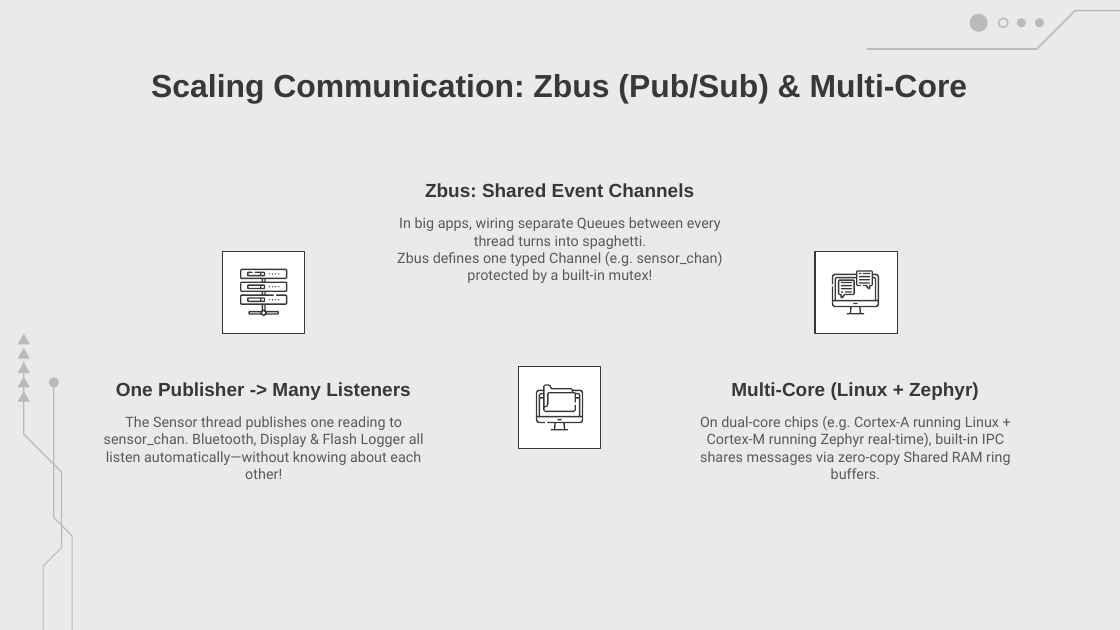
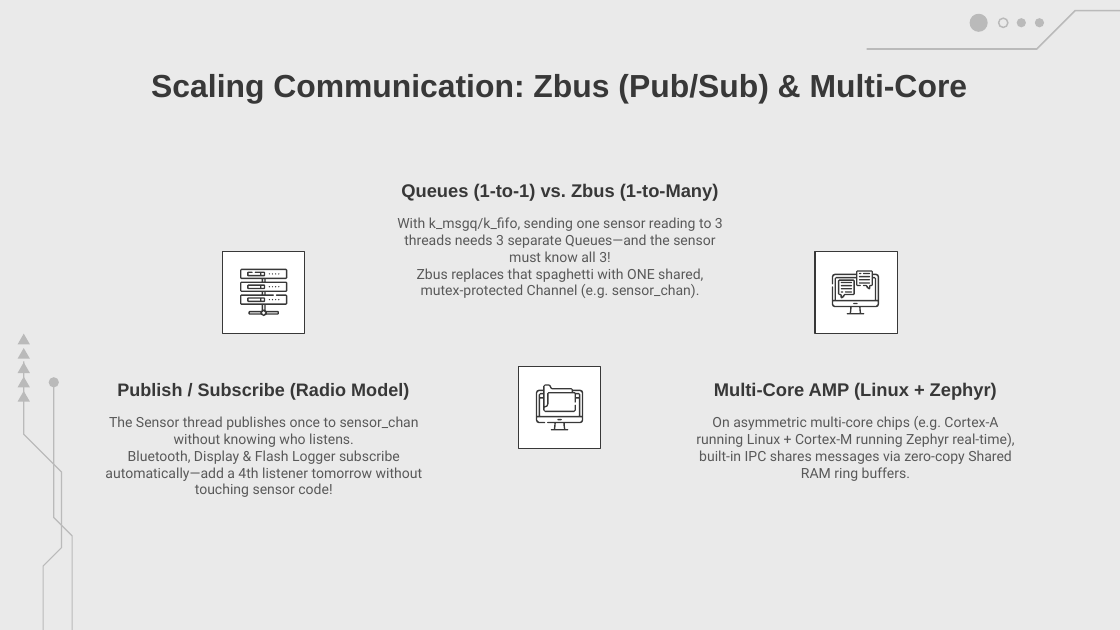
Before and after one commit to amrsaeedcse/zephyr-vs-freertos-presentation, a slide deck: slide 24 of Zephyr_RTOS_vs_FreeRTOS.pptx. Drawn at 1120x630 pixels with LibreOffice and Linux fonts; fonts in the diff are those of the drawing; background and template pictures are left out. Boxes give left, top, right and bottom in pixels: in the first picture for what was removed or moved away, otherwise in the second. Text is boxed around its words. In the diff, an @@ line names an element or a change of style, - is before the commit and + after.

```diff
--- a/Zephyr_RTOS_vs_FreeRTOS.pptx
+++ b/Zephyr_RTOS_vs_FreeRTOS.pptx
@@ subtitle at bbox=[401, 183, 719, 201]: text changed; size 12.2 to 11.8 pt @@
-Zbus: Shared Event Channels
+Queues (1-to-1) vs. Zbus (1-to-Many)
@@ subtitle at bbox=[397, 217, 723, 298]: text changed; size 9.2 to 9 pt @@
-In big apps, wiring separate Queues between every thread turns into spaghetti.
-Zbus defines one typed Channel (e.g. sensor_chan) protected by a built-in mutex!
+With k_msgq/k_fifo, sending one sensor reading to 3 threads needs 3 separate Queues—and the sensor must know all 3!
+Zbus replaces that spaghetti with ONE shared, mutex-protected Channel (e.g. sensor_chan).
@@ subtitle at bbox=[117, 383, 409, 400]: text changed; size 12.2 to 11.6 pt @@
-One Publisher -> Many Listeners
+Publish / Subscribe (Radio Model)
@@ subtitle at bbox=[714, 382, 997, 400]: text changed; size 12.2 to 11.8 pt @@
-Multi-Core (Linux + Zephyr)
+Multi-Core AMP (Linux + Zephyr)
@@ subtitle at bbox=[105, 416, 423, 497]: text changed; size 9.2 to 9 pt @@
-The Sensor thread publishes one reading to sensor_chan. Bluetooth, Display & Flash Logger all listen automatically—without knowing about each other!
+The Sensor thread publishes once to sensor_chan without knowing who listens.
+Bluetooth, Display & Flash Logger subscribe automatically—add a 4th listener tomorrow without touching sensor code!
@@ subtitle at bbox=[696, 416, 1014, 481]: text changed; size 9.2 to 9 pt @@
-On dual-core chips (e.g. Cortex-A running Linux + Cortex-M running Zephyr real-time), built-in IPC shares messages via zero-copy Shared RAM ring buffers.
+On asymmetric multi-core chips (e.g. Cortex-A running Linux + Cortex-M running Zephyr real-time), built-in IPC shares messages via zero-copy Shared RAM ring buffers.
```
Also in this commit, not shown: 12 other slides changed, 6 other files.
